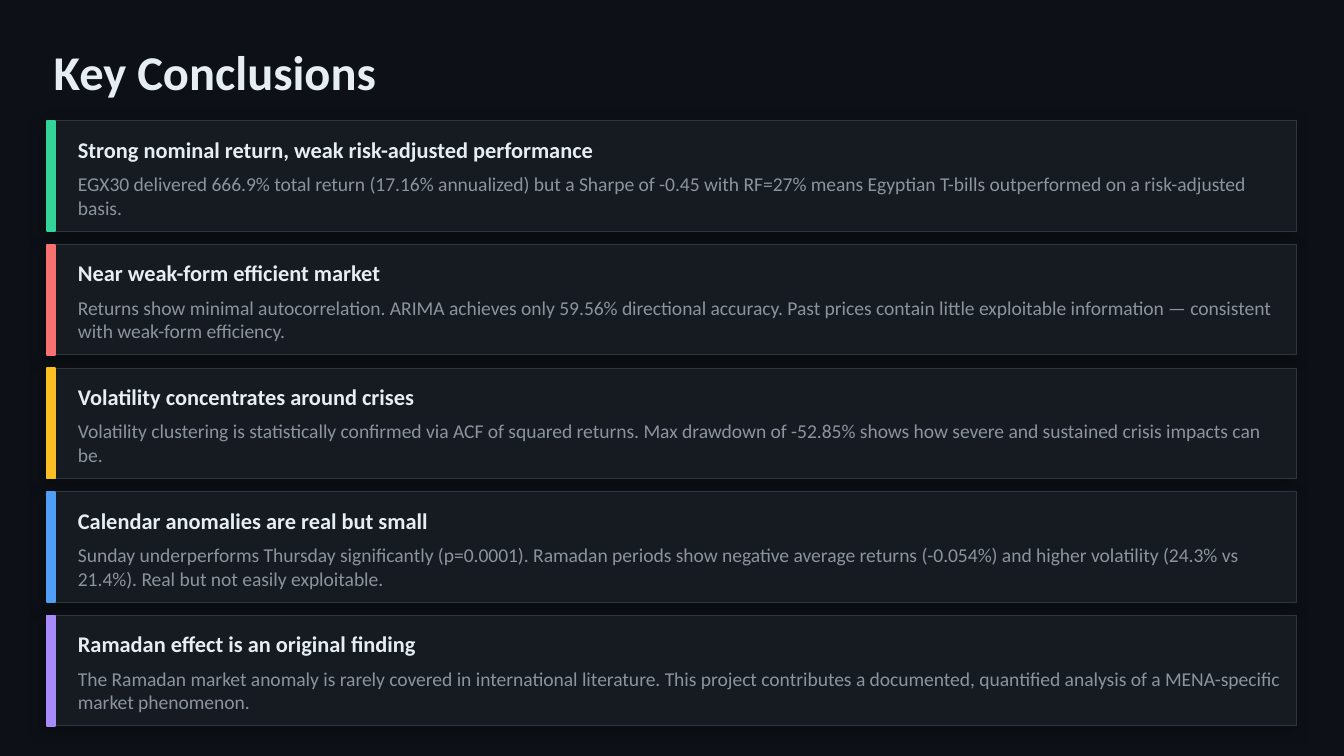
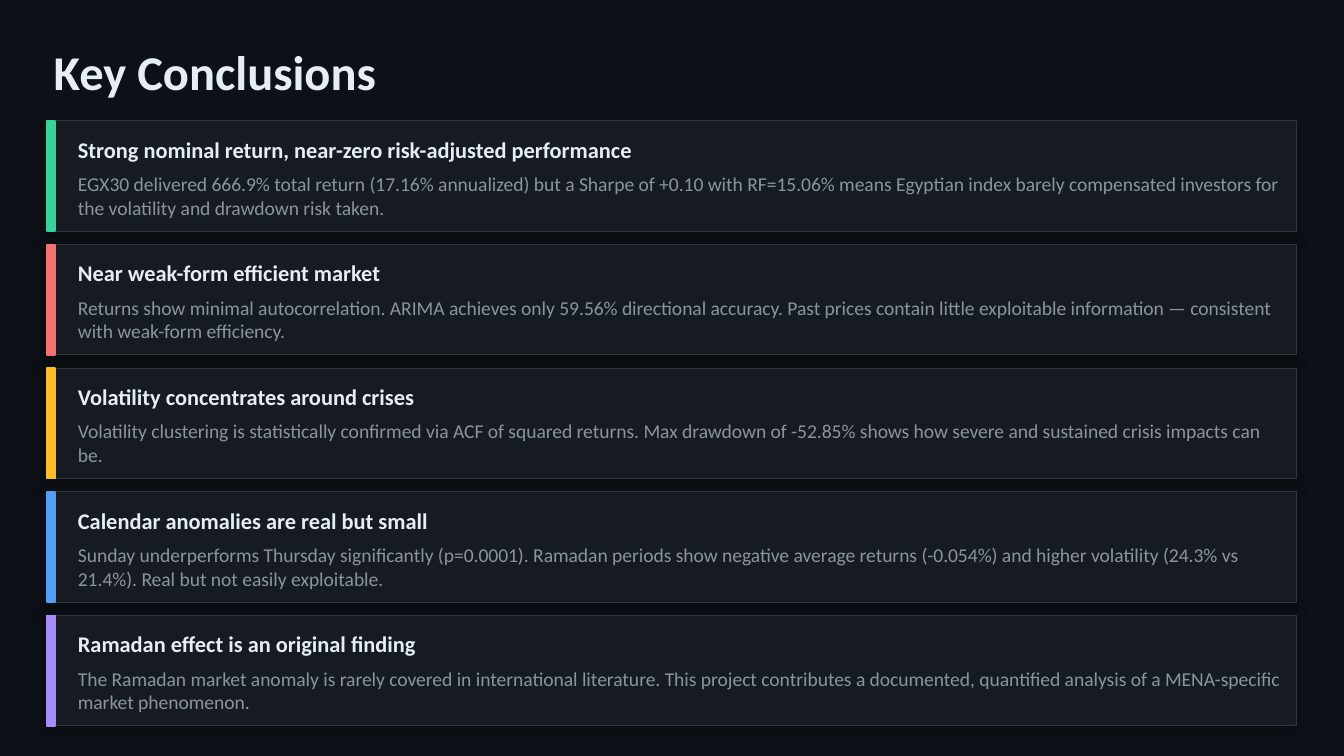
Before and after one commit to markraouf10/EGX30-Analysis, a slide deck: slide 14 of report/EGX30_Presentation.pptx. Drawn at 1344x756 pixels with LibreOffice and Linux fonts; fonts in the diff are those of the drawing. Boxes give left, top, right and bottom in pixels: in the first picture for what was removed or moved away, otherwise in the second. Text is boxed around its words. In the diff, an @@ line names an element or a change of style, - is before the commit and + after.

Commit message:
Fix Sharpe ratio: RF updated from 27% to 15.06% avg CBE rate (2014-2025)

```diff
--- a/report/EGX30_Presentation.pptx
+++ b/report/EGX30_Presentation.pptx
@@ text at (x1=78, y1=142, x2=632, y2=162): text changed @@
-Strong nominal return, weak risk-adjusted performance
+Strong nominal return, near-zero risk-adjusted performance
@@ text at (x1=78, y1=177, x2=1279, y2=218): text changed @@
-EGX30 delivered 666.9% total return (17.16% annualized) but a Sharpe of -0.45 with RF=27% means Egyptian T-bills outperformed on a risk-adjusted basis.
+EGX30 delivered 666.9% total return (17.16% annualized) but a Sharpe of +0.10 with RF=15.06% means Egyptian index barely compensated investors for the volatility and drawdown risk taken.
```
Also in this commit, not shown: 5 other slides changed, 5 other files.
